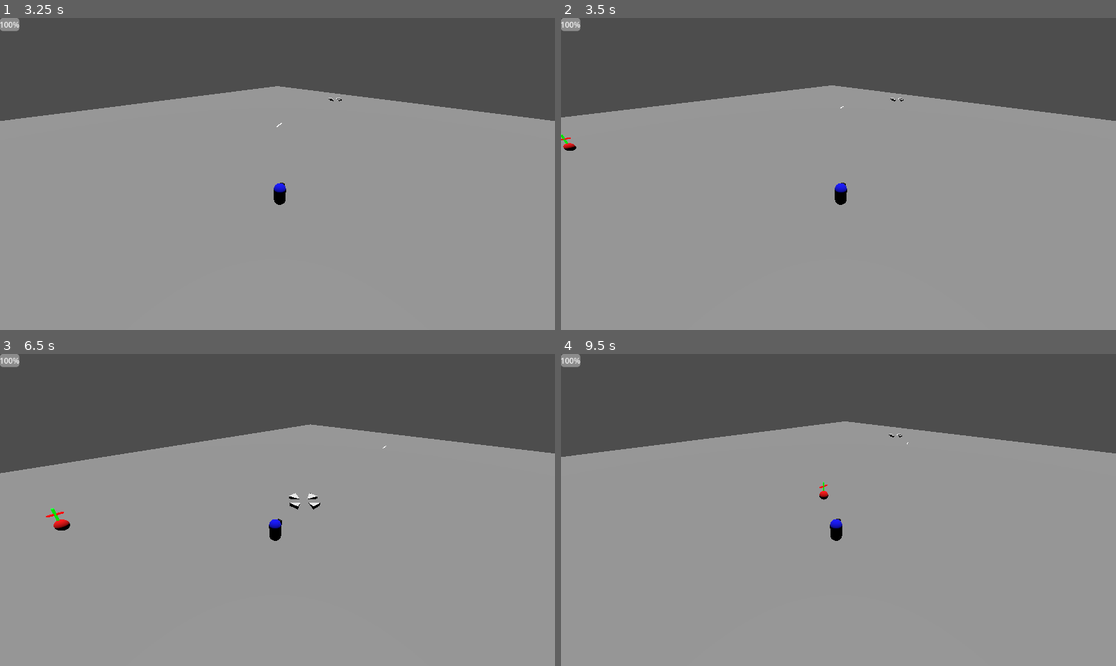
Above: before the commit, frames 1-4 (two rows, left to right).
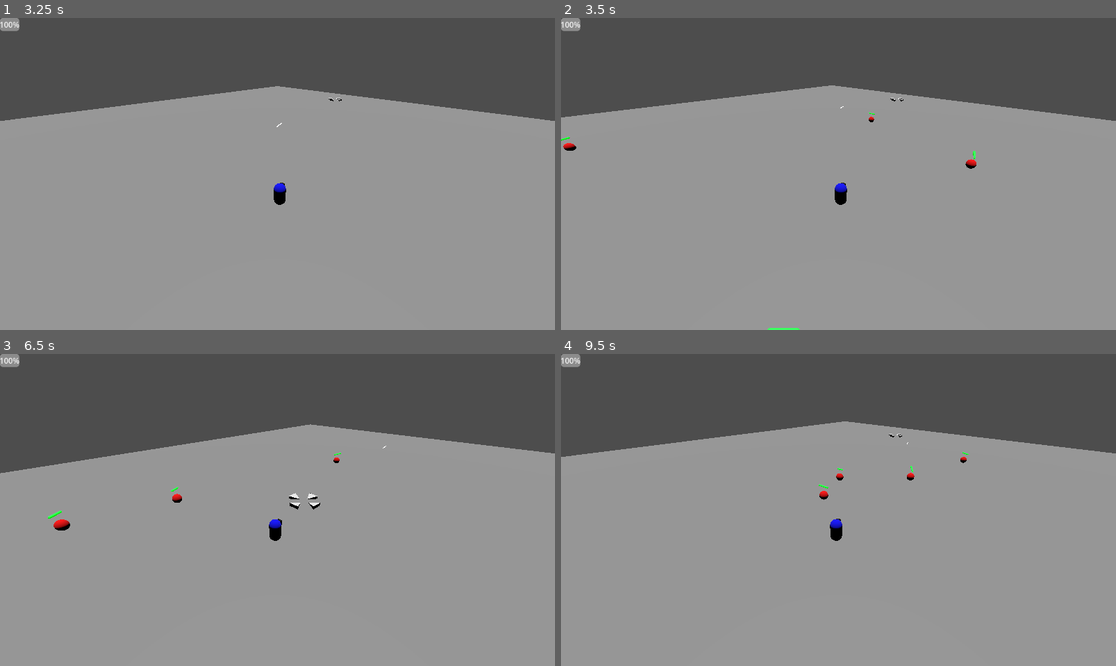
Above: after the commit, the same moments.

Repository: lavithian/Godot_Character_AI
Game: Godot game, scene res://start_menu.tscn
Two runs of this game, one before a commit and one after it. Both use one fixed random seed, a clock stepped at 60 frames per second and the inputs below.
Inputs (mouse positions are in pixels of both pictures, inside the frame that each line leads up to):
- Up to frame 1 (3.25 s): click "Play" at 0.5 s; move the mouse to (399, 158) at 1.27 s; hold D (move_right) 1.28-2.03 s; click (399, 158) at 1.35 s; tap Space (jump) at 1.52, 2.27 s; move the mouse to (166, 189) at 2.02 s; hold S (move_back) 2.03-2.78 s; click (166, 189) at 2.1 s; move the mouse to (333, 105) at 2.77 s; hold D (move_right) from 2.78 s (still down); click (333, 105) at 2.85 s
- Up to frame 2 (3.5 s): keep holding D (move_right)
- Up to frame 3 (6.5 s): move the mouse to (249, 572) at 3.52 s; release D (move_right) at 3.53 s; hold W (move_forward) 3.53-4.28 s; click (249, 572) at 3.6 s; tap Space (jump) at 3.77, 4.52, 5.27 s; move the mouse to (444, 556) at 4.27 s; hold A (move_left) 4.28-5.78 s; click (444, 556) at 4.35 s; move the mouse to (111, 463) at 5.02 s; click (111, 463) at 5.1 s; move the mouse to (305, 510) at 5.77 s; hold S (move_back) from 5.78 s (still down); click (305, 510) at 5.85 s
- Up to frame 4 (9.5 s): move the mouse to (755, 432) at 6.52 s; release S (move_back) at 6.53 s; hold D (move_right) 6.53-7.28 s; click (755, 432) at 6.6 s; tap Space (jump) at 6.77, 7.52, 8.27 s; move the mouse to (960, 494) at 7.27 s; hold W (move_forward) 7.28-8.03 s; click (960, 494) at 7.35 s; move the mouse to (727, 525) at 8.02 s; hold D (move_right) 8.03-8.78 s; click (727, 525) at 8.1 s; move the mouse to (894, 441) at 8.77 s; hold S (move_back) from 8.78 s (still down); click (894, 441) at 8.85 s

Frame 1 is identical in both runs. In frame 2, 0.1% of the frame differs, in the area x 0-75%, y 30-100%; in frame 3, 0.1%; in frame 4, 0.1%.

Commit message:
whatever

Diff:
--- a/enemy.tscn
+++ b/enemy.tscn
@@ -57,9 +57,8 @@
 		move_and_slide()
 		healthBar.scale.y = health * 0.01
 		if (camera) :
-			var camera_pos = camera.transform.origin
-			camera_pos.y = 0
-			healthBar.look_at(camera_pos, Vector3(0, 1, 0))
+			var direction = (global_transform.origin - camera.global_transform.origin).normalized()
+			healthBar.look_at(direction, Vector3(1, 0, 0))
 		else :
 			print (\"camera resource not set\")
 	pass
@@ -84,12 +83,11 @@
 	# make a lunge at the player
 	velocity.x = 0
 	velocity.z = 0
-#	print(\"Lunge!\")
+	#print(\"Lunge!\")
 	await get_tree().create_timer(1).timeout
 	var direction = global_position.direction_to(player.global_position)
 	if direction:
 		velocity = direction * lunge_speed
-	await get_tree().create_timer(1).timeout
 	velocity.x = 0
 	velocity.z = 0
 	if in_range:
@@ -151,10 +149,12 @@
 emission = Color(1, 0, 0, 1)
 
 [node name="Enemy" type="CharacterBody3D"]
-collision_layer = 2
+collision_layer = 3
+collision_mask = 3
 script = SubResource("GDScript_gq57f")
 
 [node name="MeshInstance3D" type="MeshInstance3D" parent="."]
+layers = 3
 mesh = SubResource("SphereMesh_n0cta")
 
 [node name="CollisionShape3D" type="CollisionShape3D" parent="."]
@@ -178,6 +178,7 @@
 
 [node name="Red" type="MeshInstance3D" parent="."]
 transform = Transform3D(0.9, 0, 0, 0, -3.93403e-08, -0.9, 0, 0.9, -3.93403e-08, 0, 1.099, 0)
+visible = false
 mesh = SubResource("CapsuleMesh_wqg18")
 surface_material_override/0 = SubResource("StandardMaterial3D_581ni")
 
--- a/enemy_ranged_01.gd
+++ /dev/null
@@ -1,102 +0,0 @@
-extends CharacterBody3D
-
-@export var player : Node3D
-
-const speed = 5.0
-const orbit_speed : float = 3.0
-const lunge_speed : float = 10.0
-var in_range : bool = false
-var hit_enemy : int = 1
-var current_state = state.MOVE
-const damage : int = 10
-
-enum state {
-	MOVE,
-	ORBIT,
-	LUNGE,
-	ATTACK
-}
-
-# Get the gravity from the project settings to be synced with RigidBody nodes.
-var gravity = ProjectSettings.get_setting("physics/3d/default_gravity")
-
-func _physics_process(delta):
-	#print("Current state: " + name + ' ' + str(current_state))
-
-	# Add the gravity.
-	if not is_on_floor():
-		velocity.y -= gravity * delta
-
-	if player:
-		if is_on_floor():
-			match current_state:
-				state.MOVE:
-					move_to_player()
-				state.ORBIT:
-					orbit_player()
-				state.LUNGE:
-					lunge_player()
-				state.ATTACK:
-					attack_player()
-	move_and_slide()
-
-func move_to_player():
-	look_at(player.global_position)
-	var direction = global_position.direction_to(player.global_position)
-	if direction:
-		velocity = direction * speed
-
-func orbit_player():
-	var direction = (global_transform.origin - player.global_transform.origin).normalized()
-	var orbit_direction = Vector3(
-		0,
-		hit_enemy,
-		0
-	).cross(direction).normalized()
-	velocity = orbit_direction * orbit_speed
-	look_at(player.global_transform.origin, Vector3.UP)
-
-func lunge_player():
-	# make a lunge at the player
-	velocity.x = 0
-	velocity.z = 0
-#	print("Lunge!")
-	await get_tree().create_timer(1).timeout
-	var direction = global_position.direction_to(player.global_position)
-	if direction:
-		velocity = direction * lunge_speed
-	await get_tree().create_timer(1).timeout
-	velocity.x = 0
-	velocity.z = 0
-	if in_range:
-		current_state = state.ATTACK
-	else:
-		current_state = state.MOVE
-
-func attack_player():
-	# attack player
-	#print("Attack!")
-	current_state = state.MOVE
-	pass
-
-func _on_area_3d_body_entered(body):
-	#print("Enemy Enter: " + str(body))
-	if body.name == "Player":
-		in_range = true
-	current_state = state.ORBIT
-
-func _on_area_3d_body_exited(body):
-	if body.name == "Player":
-		in_range = false
-	current_state = state.MOVE
-
-func _on_area_3d_area_entered(area):
-	if area.collision_layer == 8:
-		hit_enemy = -hit_enemy
-
-func _on_timer_timeout():
-	var rng = RandomNumberGenerator.new().randi_range(0, 4)
-	if rng == 3:
-		if current_state == state.ORBIT:
-			current_state = state.LUNGE
-	pass # Replace with function body.
--- a/level.tscn
+++ b/level.tscn
@@ -35,9 +35,8 @@
 transform = Transform3D(1, 0, 0, 0, -4.37114e-08, 1, 0, -1, -4.37114e-08, 0, 5, 0)
 
 [node name="Enemy" parent="." node_paths=PackedStringArray("scene", "player", "camera") instance=ExtResource("3_1ku1r")]
-transform = Transform3D(1, 0, 0, 0, 1, 0, 0, 0, 1, 44.8881, 5, -31.5838)
+transform = Transform3D(1, 0, 0, 0, 1, 0, 0, 0, 1, 44.8881, -2.71298, -31.5838)
 collision_layer = 4
-collision_mask = 3
 scene = NodePath("..")
 player = NodePath("../Player")
 camera = NodePath("../Camera_rig")
@@ -77,5 +76,26 @@
 m_player = NodePath("../Player")
 m_camera = NodePath("../Camera_rig")
 
+[node name="EnemySpawner2" parent="." node_paths=PackedStringArray("m_enemy", "m_scene", "m_player", "m_camera") instance=ExtResource("10_g8q3p")]
+transform = Transform3D(1, 0, 0, 0, 1, 0, 0, 0, 1, 0, 0, -20)
+m_enemy = NodePath("../Enemy")
+m_scene = NodePath("..")
+m_player = NodePath("../Player")
+m_camera = NodePath("../Camera_rig")
+
+[node name="EnemySpawner3" parent="." node_paths=PackedStringArray("m_enemy", "m_scene", "m_player", "m_camera") instance=ExtResource("10_g8q3p")]
+transform = Transform3D(1, 0, 0, 0, 1, 0, 0, 0, 1, 0, 0, -20)
+m_enemy = NodePath("../Enemy")
+m_scene = NodePath("..")
+m_player = NodePath("../Player")
+m_camera = NodePath("../Camera_rig")
+
+[node name="EnemySpawner4" parent="." node_paths=PackedStringArray("m_enemy", "m_scene", "m_player", "m_camera") instance=ExtResource("10_g8q3p")]
+transform = Transform3D(1, 0, 0, 0, 1, 0, 0, 0, 1, 0, 0, -20)
+m_enemy = NodePath("../Enemy")
+m_scene = NodePath("..")
+m_player = NodePath("../Player")
+m_camera = NodePath("../Camera_rig")
+
 [connection signal="health_changed" from="Player" to="." method="_on_player_health_changed"]
 [connection signal="restart" from="Screens/RestartMenu" to="Player" method="_on_restart_menu_restart"]
Not shown: 1 places in enemy_ranged_01.tscn that only renumber resources
